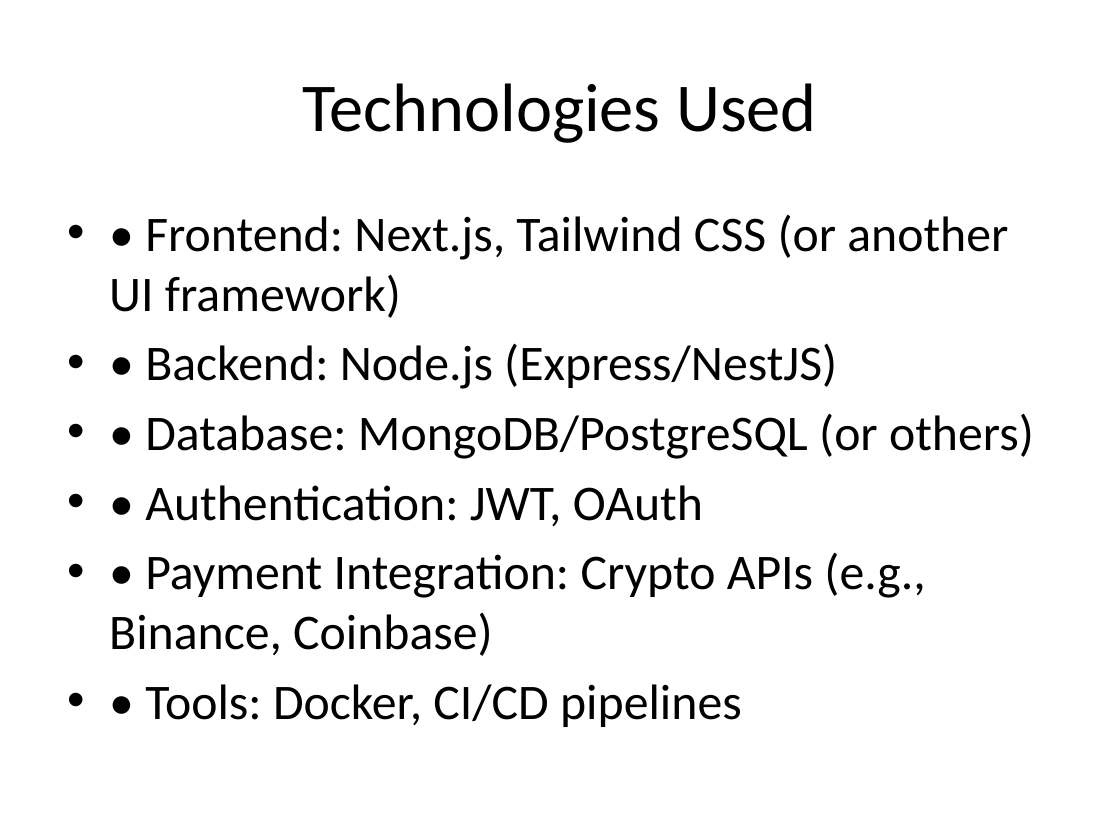
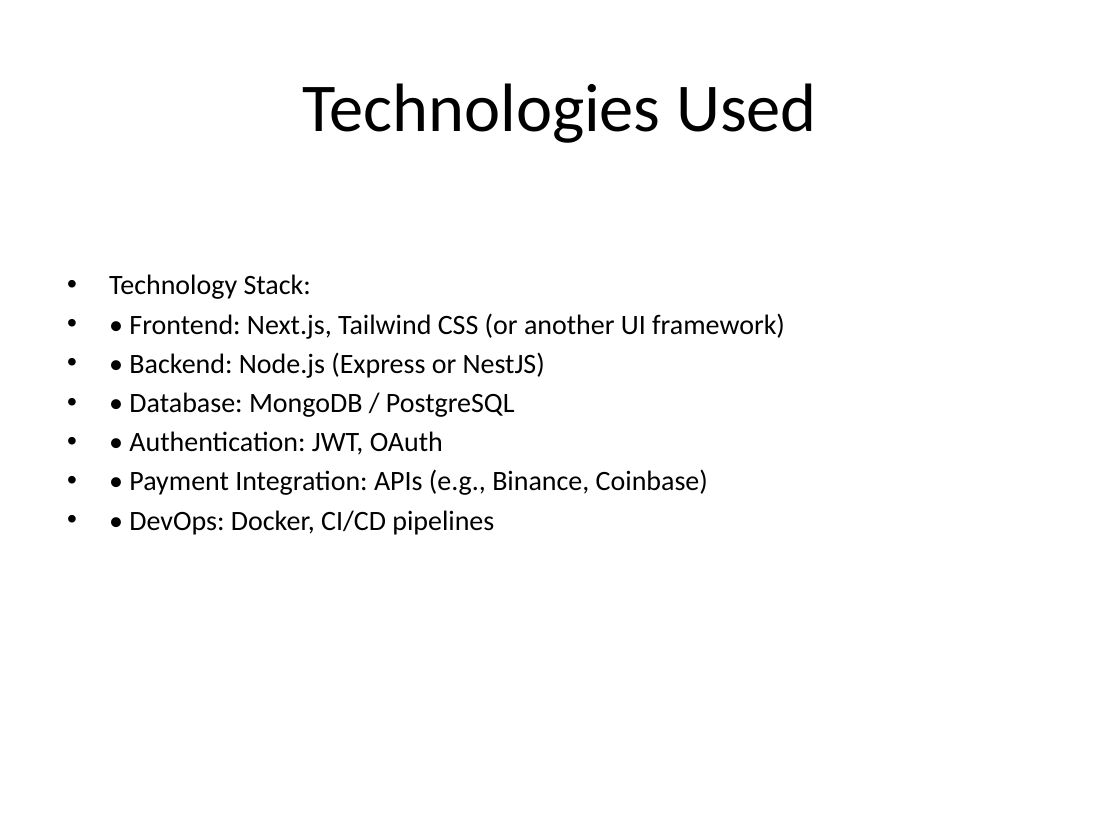
Before and after one commit to MedMoncef/cryptoBank, a slide deck: slide 7 of presentation/CryptoBankPresentation.pptx. Drawn at 1120x840 pixels with LibreOffice and Linux fonts; fonts in the diff are those of the drawing. Boxes give left, top, right and bottom in pixels: in the first picture for what was removed or moved away, otherwise in the second. Text is boxed around its words. In the diff, an @@ line names an element or a change of style, - is before the commit and + after.

```diff
--- a/presentation/CryptoBankPresentation.pptx
+++ b/presentation/CryptoBankPresentation.pptx
@@ text at box(109, 274, 311, 299): paragraph added @@
+• Technology Stack:
@@ text at box(129, 313, 785, 455): size 32 to 18 pt in "• Frontend: Next.js, Tailwind CSS (or another ...", "• Authentication: JWT, OAuth"; less space between paragraphs @@
@@ text at box(129, 352, 545, 417): text changed; size 32 to 18 pt @@
-• • Backend: Node.js (Express/NestJS)
-• • Database: MongoDB/PostgreSQL (or others)
+• • Backend: Node.js (Express or NestJS)
+• • Database: MongoDB / PostgreSQL
@@ text at box(129, 469, 708, 535): text changed; size 32 to 18 pt @@
-• • Payment Integration: Crypto APIs (e.g., Binance, Coinbase)
-• • Tools: Docker, CI/CD pipelines
+• • Payment Integration: APIs (e.g., Binance, Coinbase)
+• • DevOps: Docker, CI/CD pipelines
```
Also in this commit, not shown: 10 other slides changed, 20 other files.
